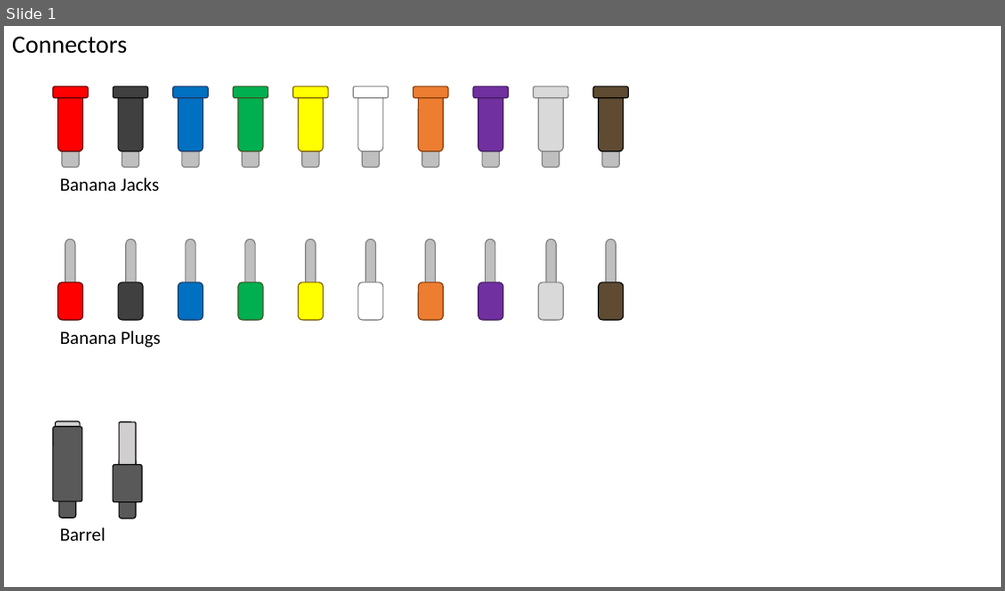
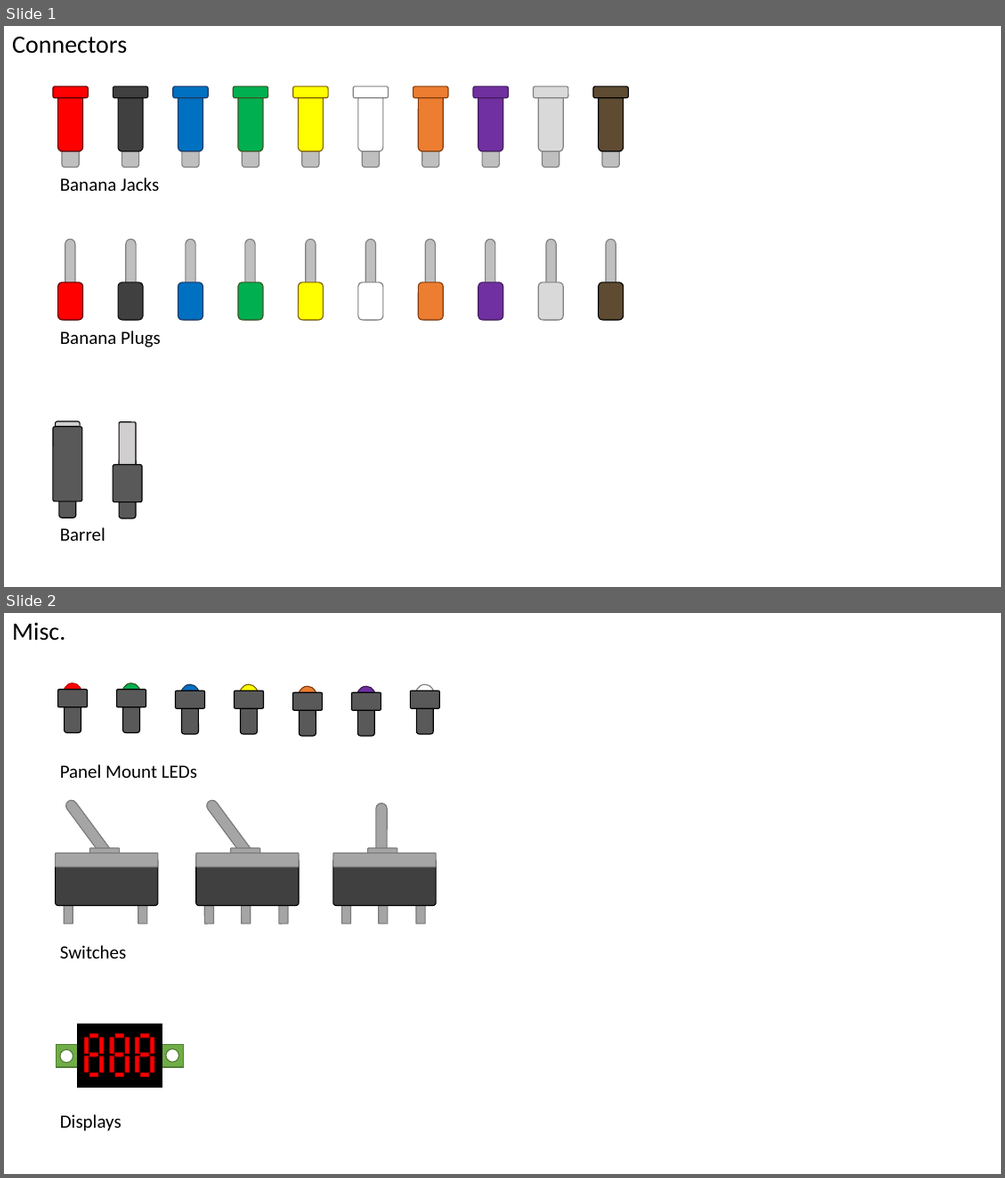
Before and after one commit to JasonTraud/Wiring-Diagrams, a slide deck: Symbols.pptx. Shown one above the other, each under a label of ours: slide 1 before the commit, slides 1 and 2 after it. The pictures are 1005x591 and 1005x1178 pixels, drawn with LibreOffice and Linux fonts; fonts in the diff are those of the drawing. Boxes give left, top, right and bottom in pixels: in the first picture for what was removed or moved away, otherwise in the second. Text is boxed around its words. In the diff, an @@ line names an element or a change of style, - is before the commit and + after.

Commit message:
Update Symbols.pptx
Added LEDs and switches

```diff
--- a/Symbols.pptx
+++ b/Symbols.pptx
@@ slide 2 added at [4, 613, 1001, 1174], background #FFFFFF @@
@@ text added at [12, 622, 65, 641], 24 pt, text #000000 @@
+Misc.
@@ rounded rectangle added at [57, 690, 87, 707], fill #595959, outline #000000 1 pt @@
@@ ellipse added at [64, 683, 81, 701], fill #FF0000, outline #C00000 1 pt @@
@@ rounded rectangle added at [117, 690, 146, 707], fill #595959, outline #000000 1 pt @@
@@ ellipse added at [122, 683, 140, 701], fill #00B050, outline #385723 1 pt @@
@@ rounded rectangle added at [175, 690, 204, 709], fill #595959, outline #000000 1 pt @@
@@ ellipse added at [181, 685, 199, 703], fill #0070C0, outline #203864 1 pt @@
@@ rounded rectangle added at [235, 690, 264, 709], fill #595959, outline #000000 1 pt @@
@@ ellipse added at [241, 685, 259, 703], fill #FFFF00, outline #806000 1 pt @@
@@ rounded rectangle added at [292, 692, 322, 710], fill #595959, outline #000000 1 pt @@
@@ ellipse added at [299, 686, 316, 705], fill #ED7D31, outline #843C0B 1 pt @@
@@ rounded rectangle added at [352, 692, 380, 710], fill #595959, outline #000000 1 pt @@
@@ ellipse added at [357, 686, 376, 705], fill #7030A0, outline #3A1953 1 pt @@
@@ rounded rectangle added at [410, 690, 439, 709], fill #595959, outline #000000 1 pt @@
@@ ellipse added at [416, 685, 434, 703], fill #FFFFFF, outline #808080 1 pt @@
@@ rounded rectangle added at [65, 699, 81, 732], fill #595959, outline #000000 1 pt @@
@@ rounded rectangle added at [123, 699, 140, 732], fill #595959, outline #000000 1 pt @@
@@ rounded rectangle added at [182, 700, 199, 734], fill #595959, outline #000000 1 pt @@
@@ rounded rectangle added at [241, 700, 258, 734], fill #595959, outline #000000 1 pt @@
@@ rounded rectangle added at [299, 702, 316, 736], fill #595959, outline #000000 1 pt @@
@@ rounded rectangle added at [357, 702, 375, 736], fill #595959, outline #000000 1 pt @@
@@ rounded rectangle added at [417, 700, 434, 734], fill #595959, outline #000000 1 pt @@
@@ text added at [60, 764, 197, 778], 18 pt, text #000000 @@
+Panel Mount LEDs
@@ group added at [56, 798, 158, 924]: 6 rounded rectangles @@
@@ group added at [196, 798, 299, 924]: 7 rounded rectangles @@
@@ group added at [333, 803, 436, 924]: 7 rounded rectangles @@
@@ text added at [60, 945, 127, 958], 18 pt, text #000000 @@
+Switches
@@ rectangle added at [77, 1023, 162, 1087], fill #000000, outline #000000 1 pt @@
@@ rectangle added at [56, 1045, 183, 1068], fill #70AD47, outline #538035 1 pt @@
@@ ellipse added at [60, 1050, 73, 1063], fill #FFFFFF, outline #538035 1 pt @@
@@ ellipse added at [165, 1049, 179, 1062], fill #FFFFFF, outline #538035 1 pt @@
@@ group added at [85, 1034, 154, 1077]: 21 rounded rectangles @@
@@ text added at [60, 1114, 121, 1131], 18 pt, text #000000 @@
+Displays
```
